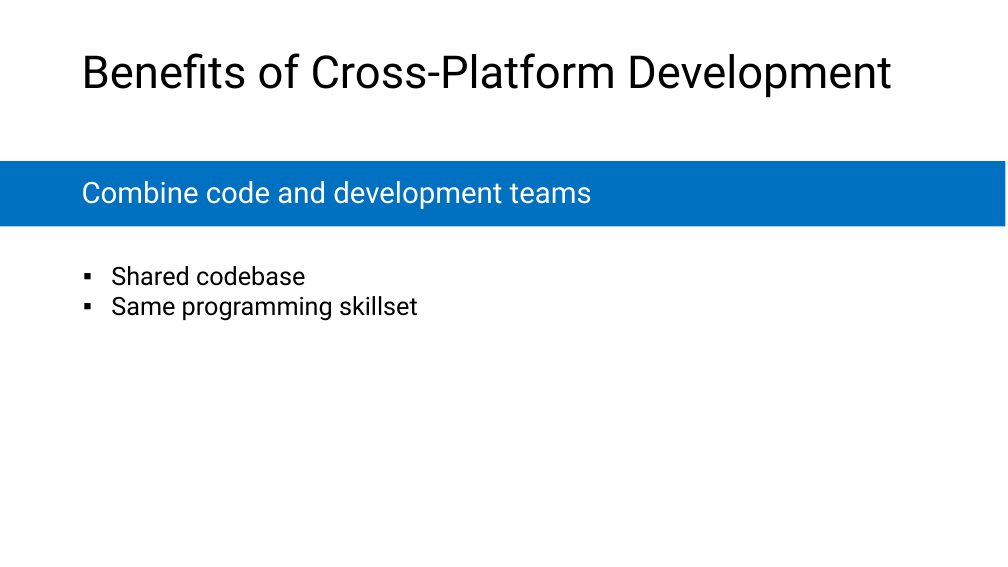
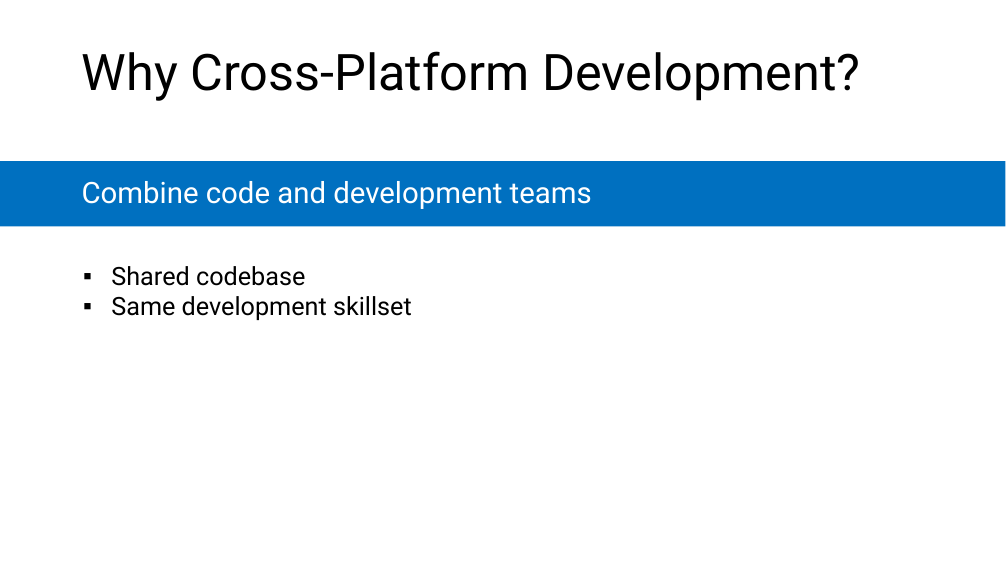
Before and after one commit to microsoft/AcademicContent, a slide deck: slide 16 of Instructor-Led/Module3/Lessons/Module3_Lesson1 Mobile Development Survey.pptx (slide 18 before the commit). Drawn at 1008x567 pixels with LibreOffice and Linux fonts; fonts in the diff are those of the drawing. Boxes give left, top, right and bottom in pixels: in the first picture for what was removed or moved away, otherwise in the second. Text is boxed around its words. In the diff, an @@ line names an element or a change of style, - is before the commit and + after.

```diff
--- a/Instructor-Led/Module3/Lessons/Module3_Lesson1 Mobile Development Survey.pptx
+++ b/Instructor-Led/Module3/Lessons/Module3_Lesson1 Mobile Development Survey.pptx
@@ title at bbox=[82, 51, 860, 101]: text changed; size 43.2 to 48 pt @@
-Benefits of Cross-Platform Development
+Why Cross-Platform Development?
@@ text at bbox=[111, 296, 412, 320]: text changed @@
-    ▪ Same programming skillset
+    ▪ Same development skillset
```
Also in this commit, not shown: 8 other slides changed, 3 slides added, 4 slides removed.
